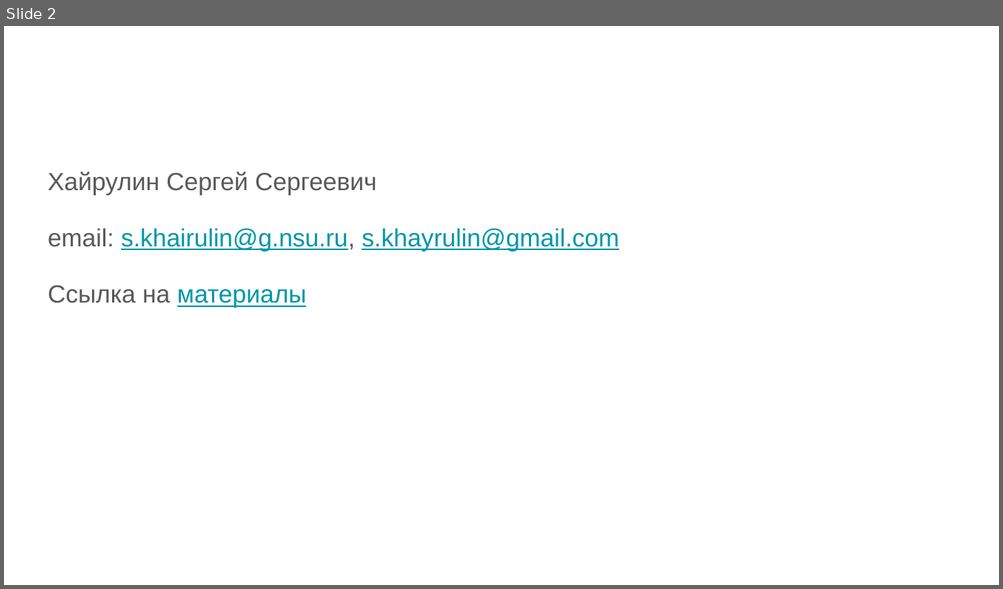
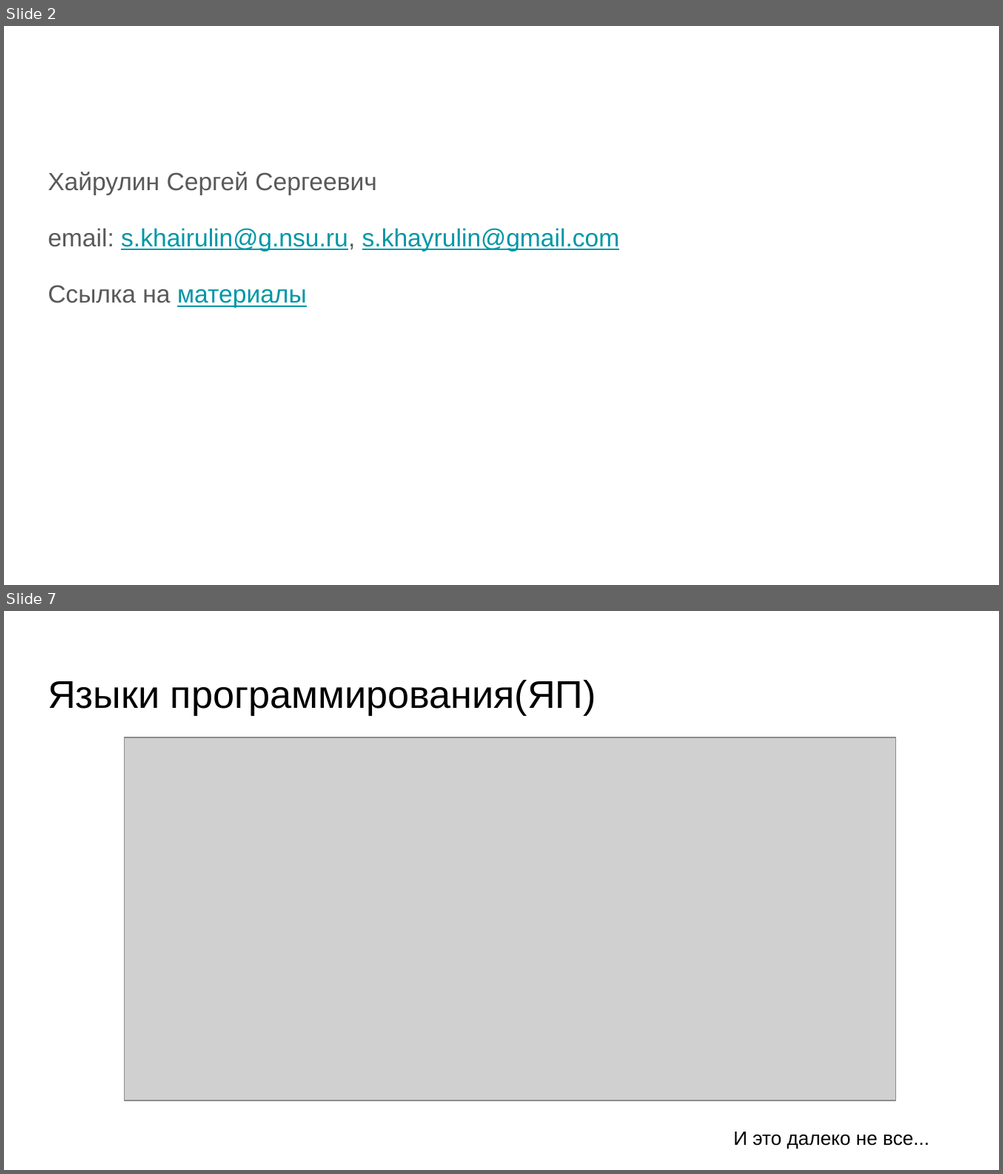
Before and after one commit to skhayrulin/python_course, a slide deck: lecture/Lecture1.pptx. Shown one above the other, each under a label of ours: slide 2 before the commit, slides 2 and 7 after it; the slides between them are not shown. The pictures are 1003x589 and 1003x1174 pixels, drawn with LibreOffice and Linux fonts; fonts in the diff are those of the drawing; grey boxes stand for pictures. Boxes give left, top, right and bottom in pixels: in the first picture for what was removed or moved away, otherwise in the second. Text is boxed around its words. In the diff, an @@ line names an element or a change of style, - is before the commit and + after.

```diff
--- a/lecture/Lecture1.pptx
+++ b/lecture/Lecture1.pptx
@@ slide 7 added at bbox=[4, 611, 999, 1170], background #FFFFFF @@
@@ title added at bbox=[48, 680, 596, 715], 28 pt, text #000000 @@
+Языки программирования(ЯП)
@@ picture added at bbox=[125, 738, 895, 1100] @@
@@ text added at bbox=[733, 1132, 929, 1150], 14 pt, text #000000 @@
+И это далеко не все...
```
Also in this commit, not shown: 10 slides changed, 21 other slides added, 3 slides removed, 1 other file.
